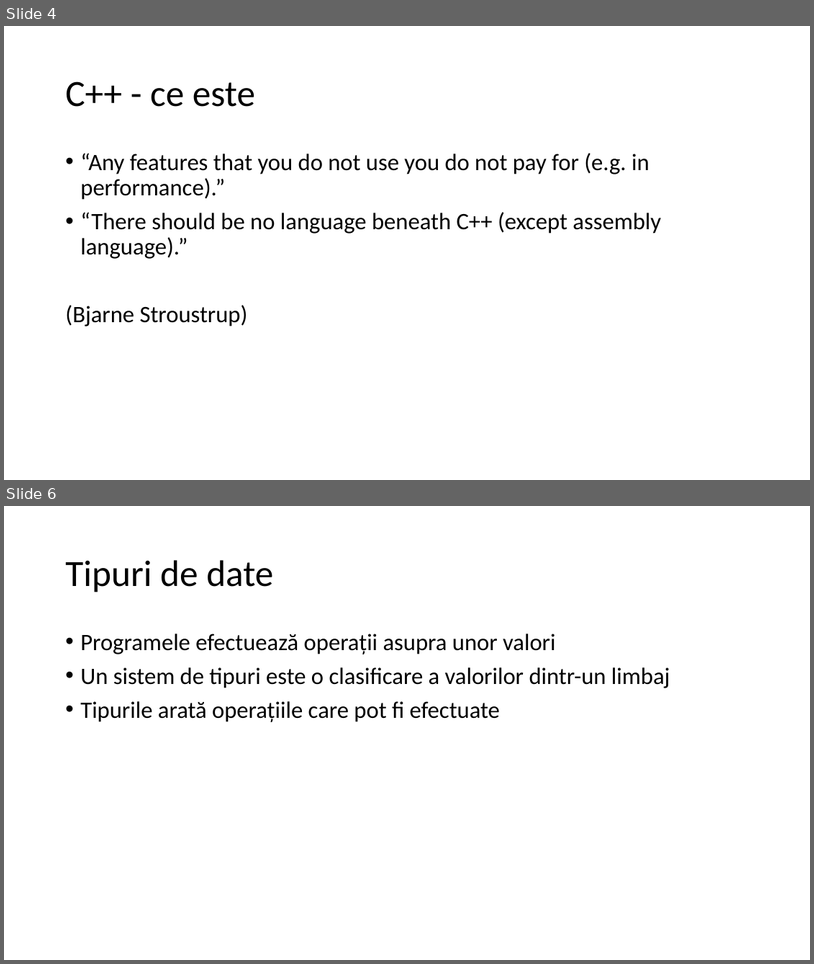
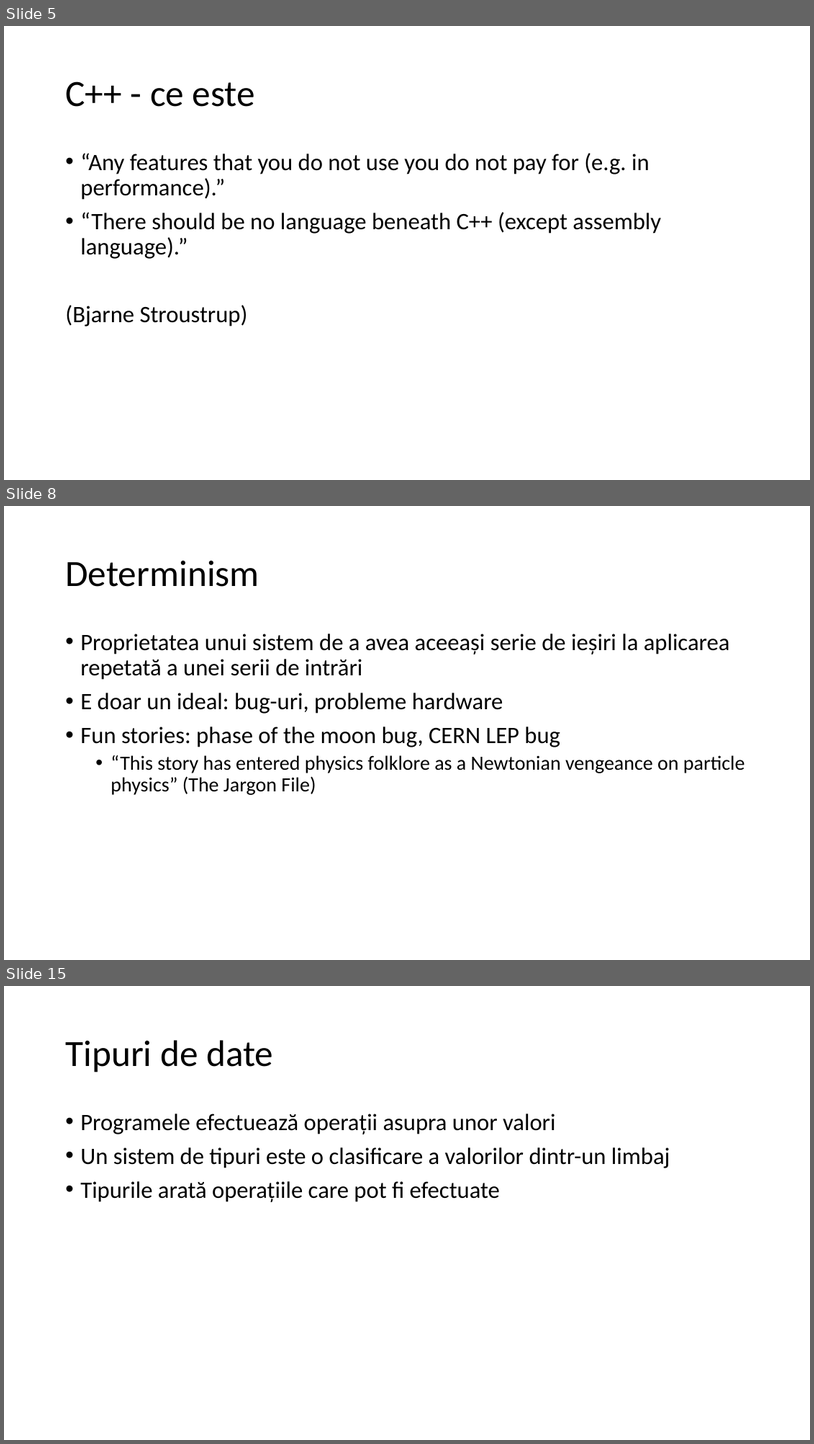
Before and after one commit to lnicola/acpp14, a slide deck: day1/Advanced C++ Day 1.pptx. Shown one above the other, each under a label of ours: slides 4 and 6 before the commit, slides 5, 8 and 15 after it; the slides between them are not shown. The pictures are 814x964 and 814x1444 pixels, drawn with LibreOffice and Linux fonts; fonts in the diff are those of the drawing. Boxes give left, top, right and bottom in pixels: in the first picture for what was removed or moved away, otherwise in the second. Text is boxed around its words. In the diff, an @@ line names an element or a change of style, - is before the commit and + after.

```diff
--- a/day1/Advanced C++ Day 1.pptx
+++ b/day1/Advanced C++ Day 1.pptx
@@ slide 8 added at [4,506,810,960], background #FFFFFF @@
@@ title added at [65,560,259,587], 44 pt, text #000000 @@
+Determinism
@@ text added at [80,633,746,795], 28 pt, text #000000 @@
+• Proprietatea unui sistem de a avea aceeași serie de ieșiri la aplicarea repetată a unei serii de intrări
+• E doar un ideal: bug-uri, probleme hardware
+• Fun stories: phase of the moon bug, CERN LEP bug
+  • “This story has entered physics folklore as a Newtonian vengeance on particle physics” (The Jargon File)
@@ what was slide 4 is now slide 5 @@
@@ what was slide 6 is now slide 15 @@
```
Also in this commit, not shown: 7 slides changed, 15 other slides added.
